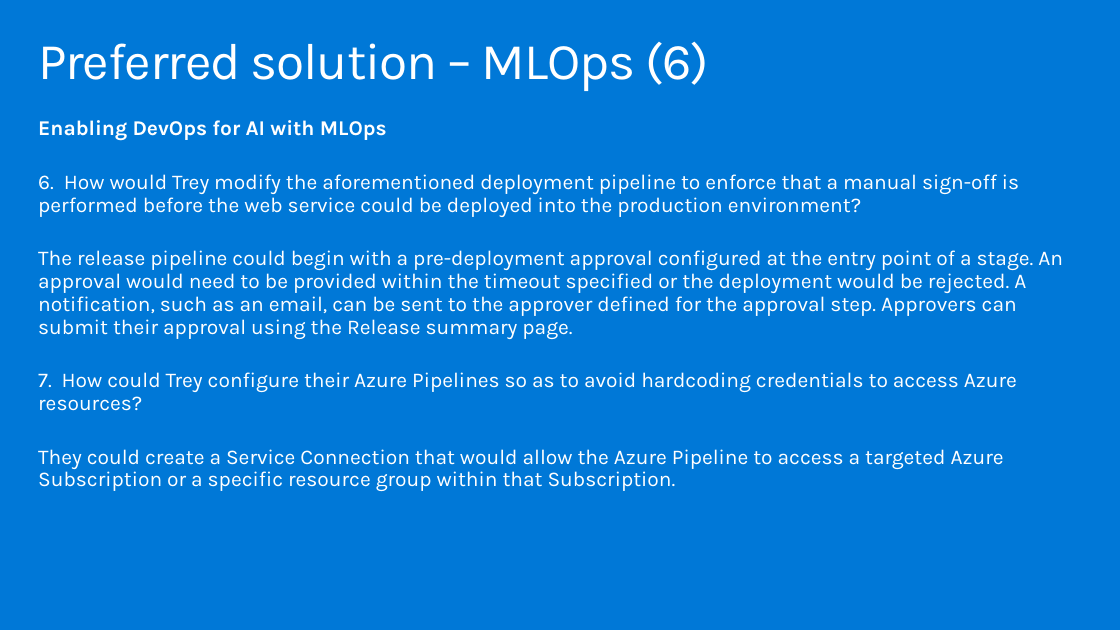
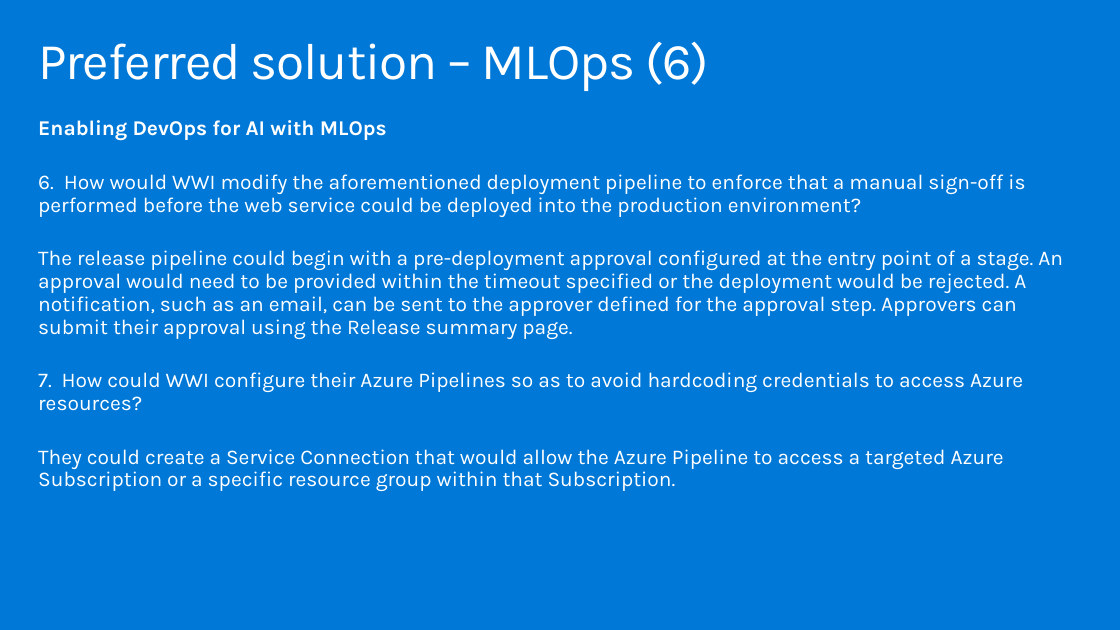
Before and after one commit to tgokal/MCW-ML-Ops, a slide deck: slide 24 of Whiteboard design session/WDS trainer presentation - MLOps.pptx. Drawn at 1120x630 pixels with LibreOffice and Linux fonts; fonts in the diff are those of the drawing. Boxes give left, top, right and bottom in pixels: in the first picture for what was removed or moved away, otherwise in the second. Text is boxed around its words. In the diff, an @@ line names an element or a change of style, - is before the commit and + after.

```diff
--- a/Whiteboard design session/WDS trainer presentation - MLOps.pptx
+++ b/Whiteboard design session/WDS trainer presentation - MLOps.pptx
@@ text at (x1=38, y1=174, x2=1025, y2=217): text changed @@
-6. How would Trey modify the aforementioned deployment pipeline to enforce that a manual sign-off is performed before the web service could be deployed into the production environment?
+6. How would WWI modify the aforementioned deployment pipeline to enforce that a manual sign-off is performed before the web service could be deployed into the production environment?
@@ text at (x1=38, y1=372, x2=1023, y2=411): text changed @@
-7. How could Trey configure their Azure Pipelines so as to avoid hardcoding credentials to access Azure resources?
+7. How could WWI configure their Azure Pipelines so as to avoid hardcoding credentials to access Azure resources?
```
Also in this commit, not shown: 12 other slides changed, 4 other files.
